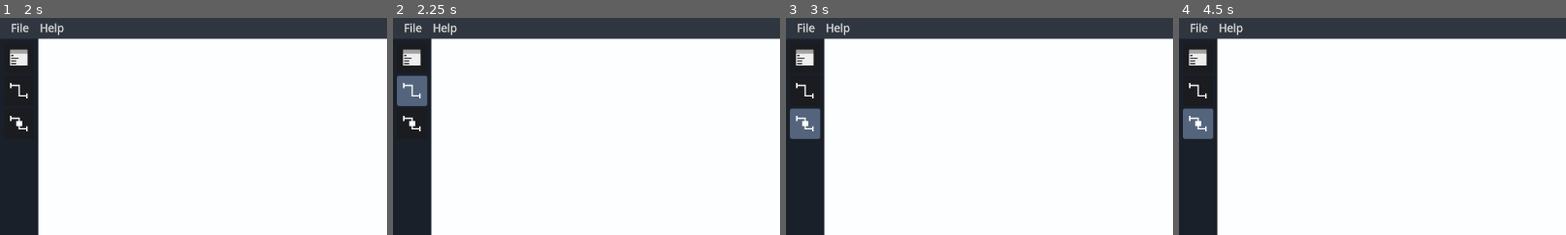
Above: before the commit, frames 1-4 (left to right).
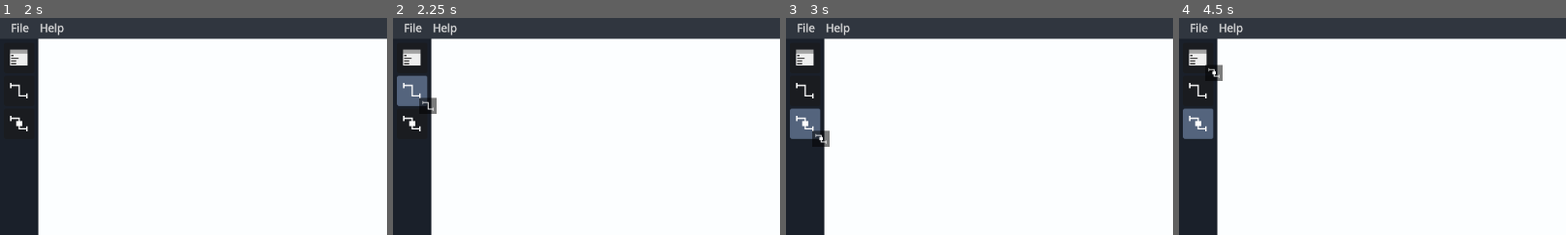
Above: after the commit, the same moments.

Repository: Eranot/schemer
Game: Godot game, scene res://scene/screen/main/main.tscn
Two runs of this game, one before a commit and one after it. Both use one fixed random seed, a clock stepped at 60 frames per second and the inputs below.
Inputs (mouse positions are % of the whole screen's width and height, from its top left):
- Up to frame 1 (2 s): click "File" at 0.5 s; click (2, 9) at 1.25 s
- Up to frame 2 (2.25 s): click (2, 17) at 2 s
- Up to frame 3 (3 s): click (2, 24) at 2.75 s
- Up to frame 4 (4.5 s): click "File" at 3.5 s; click (2, 9) at 4.25 s
The pictures show only the part of the screen within x 0-50%, y 0-50%; the shares and areas given below are measured in that part.

Frame 1 is identical in both runs. In frame 2, 0.2% of the frame differs, in the area x 6-12%, y 36-45%; in frame 3, 0.2%, in the area x 6-12%, y 51-60%; in frame 4, 0.2%.

Commit message:
Adding mouse icon to show which tool is selected

Diff:
--- a/scene/screen/main/main.tscn
+++ b/scene/screen/main/main.tscn
@@ -7,6 +7,11 @@
 [ext_resource type="Script" path="res://scene/screen/main/many_to_many_tool_controller.gd" id="4_kop7y"]
 [ext_resource type="PackedScene" uid="uid://cibjypi6odsjd" path="res://scene/gui/top_bar_gui/top_bar_gui.tscn" id="5_l3frb"]
 [ext_resource type="PackedScene" uid="uid://c2f0huknfnwya" path="res://scene/gui/tool_bar_gui/tool_bar_gui.tscn" id="7_53qxf"]
+[ext_resource type="Texture2D" uid="uid://4lkryychtap8" path="res://asset/image/create_table_icon_normal.png" id="8_b381x"]
+[ext_resource type="Script" path="res://scene/screen/main/selected_tool_cursor_icon.gd" id="9_bq7o0"]
+
+[sub_resource type="StyleBoxFlat" id="StyleBoxFlat_3hn0t"]
+bg_color = Color(0, 0, 0, 0.509804)
 
 [node name="Main" type="Control"]
 layout_mode = 3
@@ -59,3 +64,28 @@
 [node name="ToolBarGui" parent="Gui/VBoxContainer/Control" instance=ExtResource("7_53qxf")]
 layout_mode = 1
 offset_right = 57.0
+
+[node name="SelectedToolCursorIconContainer" type="PanelContainer" parent="Gui"]
+offset_left = 330.0
+offset_top = 323.0
+offset_right = 356.0
+offset_bottom = 347.0
+mouse_filter = 2
+theme_override_styles/panel = SubResource("StyleBoxFlat_3hn0t")
+script = ExtResource("9_bq7o0")
+
+[node name="MarginContainer" type="MarginContainer" parent="Gui/SelectedToolCursorIconContainer"]
+layout_mode = 2
+mouse_filter = 2
+theme_override_constants/margin_left = 4
+theme_override_constants/margin_top = 4
+theme_override_constants/margin_right = 4
+theme_override_constants/margin_bottom = 4
+
+[node name="SelectedToolCursorIcon" type="TextureRect" parent="Gui/SelectedToolCursorIconContainer/MarginContainer"]
+unique_name_in_owner = true
+layout_mode = 2
+mouse_filter = 2
+texture = ExtResource("8_b381x")
+expand_mode = 1
+stretch_mode = 5
--- /dev/null
+++ b/scene/screen/main/selected_tool_cursor_icon.gd
@@ -0,0 +1,25 @@
+extends Control
+
+@onready var selected_tool_cursor_icon = %SelectedToolCursorIcon
+
+
+func _ready():
+	GlobalEvents.select_tool.connect(on_select_tool)
+	hide()
+
+
+func _process(delta):
+	global_position = get_global_mouse_position() + Vector2(10, 10)
+
+
+func on_select_tool(tool: Enums.TOOL):
+	show()
+
+	if tool == Enums.TOOL.CREATE_TABLE:
+		selected_tool_cursor_icon.texture = preload("res://asset/image/create_table_icon_normal.png")
+	elif tool == Enums.TOOL.ONE_TO_MANY:
+		selected_tool_cursor_icon.texture = preload("res://asset/image/one_to_many_icon_normal.png")
+	elif tool == Enums.TOOL.MANY_TO_MANY:
+		selected_tool_cursor_icon.texture = preload("res://asset/image/many_to_many_icon_normal.png")
+	else:
+		hide()
Not shown: 1 places in scene/screen/main/main.tscn that only renumber resources
